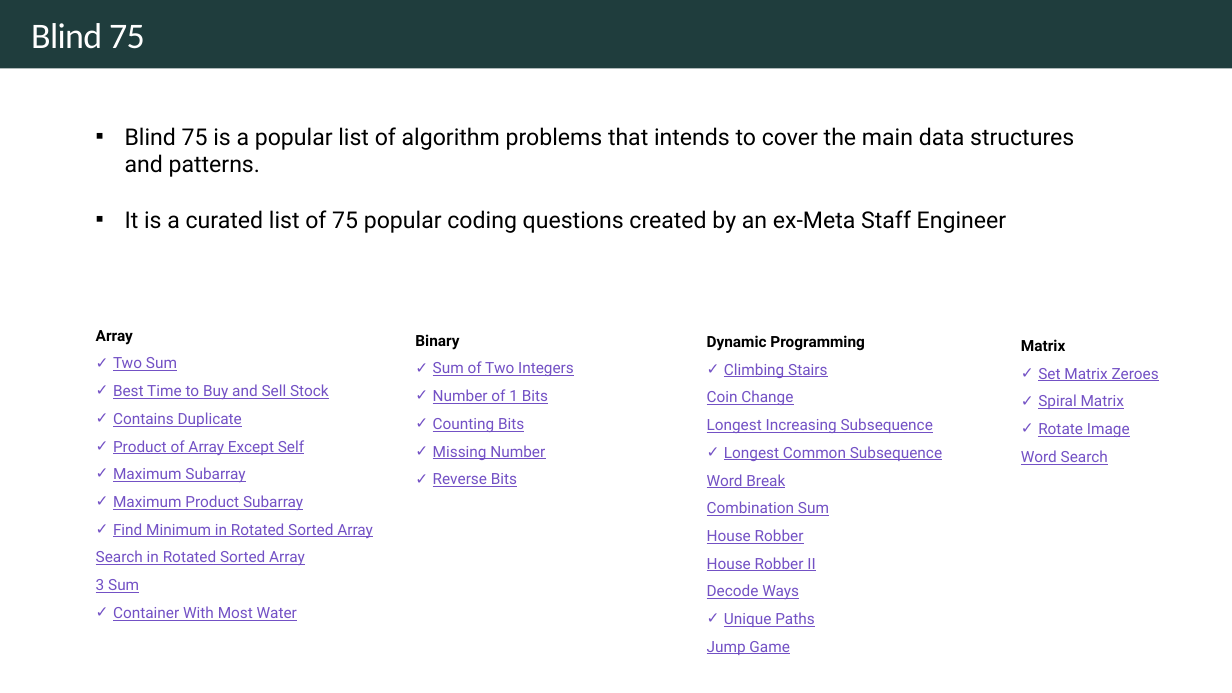
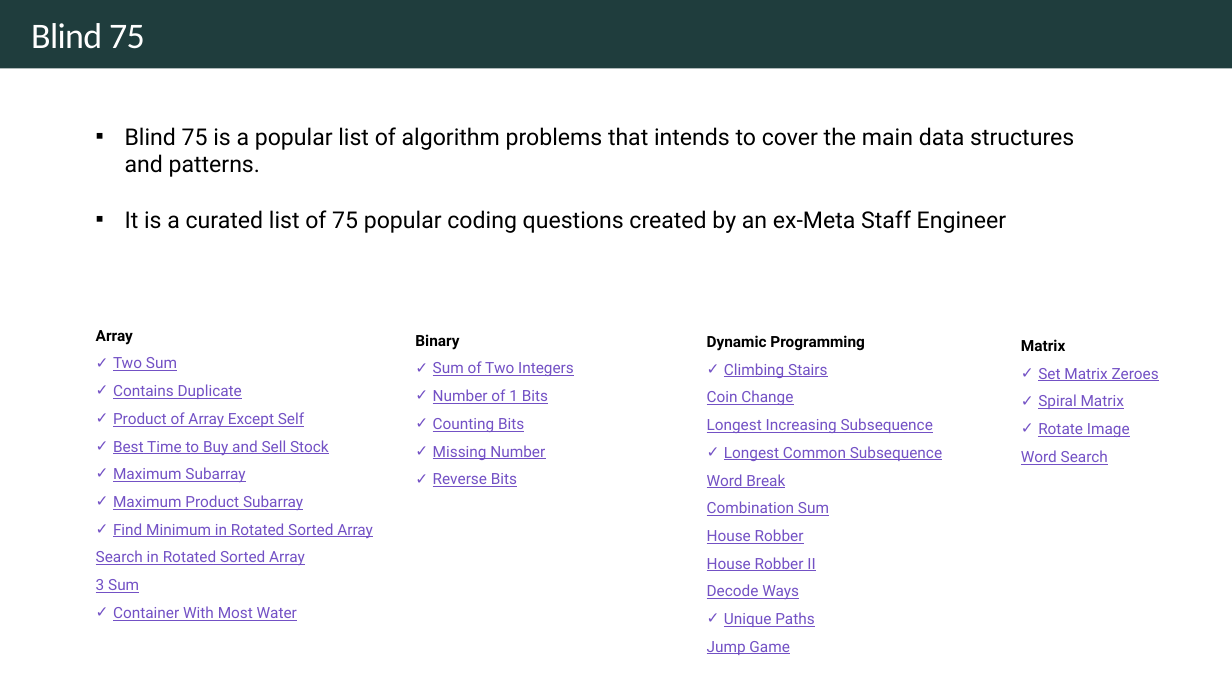
Before and after one commit to rfdavid/coding-interview-handbook-cpp, a slide deck: slide 5 of Algorithm and problem Solving Cheatsheet.pptm. Drawn at 1232x693 pixels with LibreOffice and Linux fonts; fonts in the diff are those of the drawing. Boxes give left, top, right and bottom in pixels: in the first picture for what was removed or moved away, otherwise in the second. Text is boxed around its words. In the diff, an @@ line names an element or a change of style, - is before the commit and + after.

```diff
--- a/Algorithm and problem Solving Cheatsheet.pptm
+++ b/Algorithm and problem Solving Cheatsheet.pptm
@@ text at [113,384,329,400]: paragraph removed @@
-✓ Best Time to Buy and Sell Stock
@@ text at [113,440,329,456]: paragraph added @@
+✓ Best Time to Buy and Sell Stock
```
Also in this commit, not shown: 13 other slides changed, 6 slides added, 2 slides removed, 16 other files.
